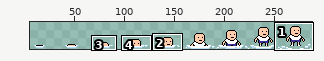
One commit to this sprite sheet: characters/sprites/enemy-spawn.png. Above: a wide view before the commit, with the close-up outlined.
Close-up. Before the edit:
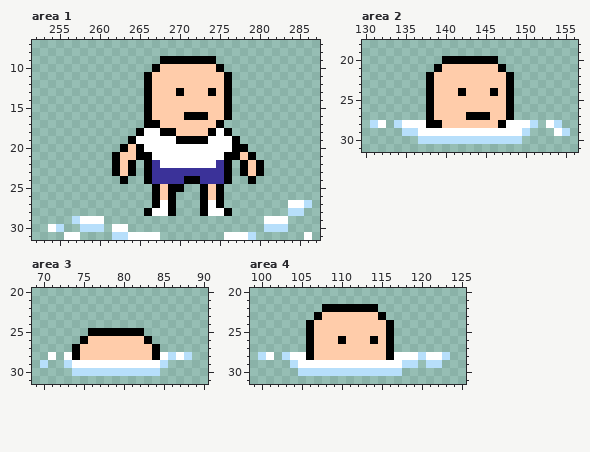
The file is 288x32 pixels. Shown: area 1: x 252..287, y 7..31; area 2: x 130..156, y 18..31; area 3: x 69..90, y 20..31; area 4: x 99..125, y 20..31. The wide view leaves out empty margins. The commit also changed other parts of the picture, which this record leaves out.
After:
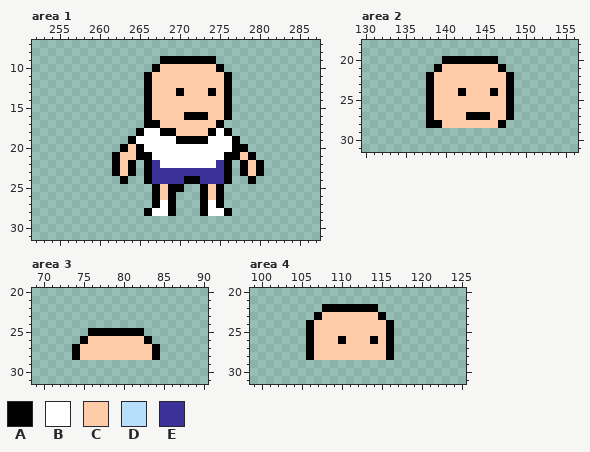
Palette (. is transparent): A #000000  B #ffffff  C #ffccaa  D #b7dffb  E #3b3299
What changed:
Area 1:
y 27: x 284..286 BBD -> ...
y 28: x 284..285 DD -> ..
y 29: x 257..260 DBBB -> ....; x 281..283 BBB -> ...
y 30: x 254..255 BD -> ..; x 258..260 DDD -> ...; x 262..263 BB -> ..; x 281..283 DDD -> ...
y 31: x 256..257 BB -> ..; x 262..267 DDBBBB -> ......; x 276..279 BBBD -> ....; x 286 B -> .
Area 2:
y 28: x 131..132 DB -> ..; x 134..137 DBBB -> ....; x 148..151 BBBD -> ....; x 153..154 BD -> ..
y 29: x 135..150 DDBBBBBBBBBBBBBD -> ................; x 154..155 BD -> ..
y 30: x 137..149 DDDDDDDDDDDDD -> .............
Area 3:
y 28: x 71 B -> .; x 73 B -> .; x 85..88 BDBD -> ....
y 29: x 70 D -> .; x 73..85 DBBBBBBBBBBBD -> .............
y 30: x 74..84 DDDDDDDDDDD -> ...........
Area 4:
y 28: x 100..101 DB -> ..; x 103..105 DBB -> ...; x 117..123 BBBDBBD -> .......
y 29: x 104..119 DBBBBBBBBBBBBBDD -> ................; x 121..122 DD -> ..
y 30: x 105..117 DDDDDDDDDDDDD -> .............
Where, in picture pixels (left, top, right, bottom), the same in both close-ups:
erased: (224, 200, 312, 240)
erased: (48, 216, 160, 240)
erased: (370, 120, 570, 144)
erased: (40, 352, 192, 376)
erased: (258, 352, 450, 376)
